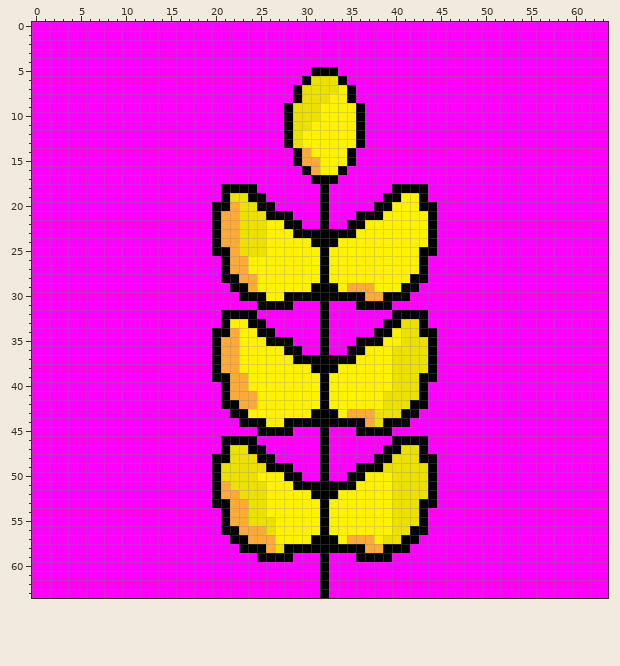
Two states of a pixel-art sprite, src/assets/Icons/IconBarley.png. This is how it looked before the edit.
The file is 64x64 pixels.
New version:
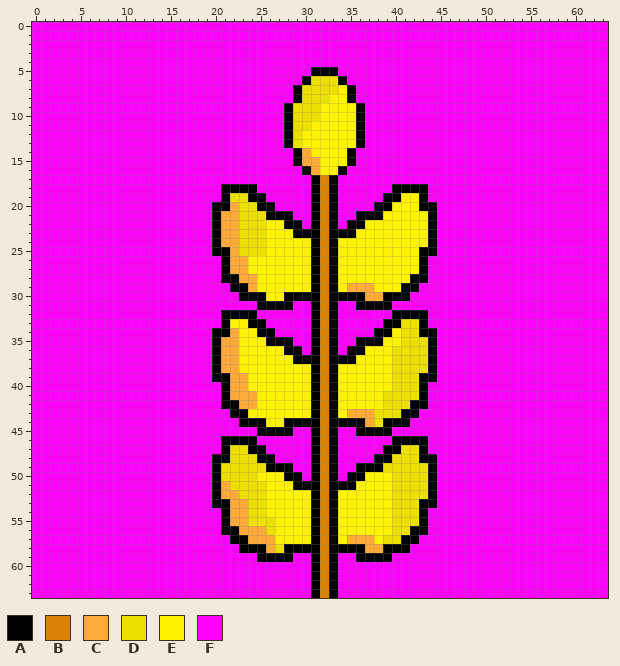
Palette (. is transparent): A #000000  B #da8107  C #fdaa39  D #ece000  E #fff200  F #ff00ff
Edits made:
y 17: x 32 A -> B
y 18..22: x 31..33 FAF -> ABA
y 23..24: x 32 A -> B
y 25..28: x 31..33 EAE -> ABA
y 29..30: x 32 A -> B
y 31..36: x 31..33 FAF -> ABA
y 37..38: x 32 A -> B
y 39..42: x 31..33 EAE -> ABA
y 43..44: x 32 A -> B
y 45..50: x 31..33 FAF -> ABA
y 51..52: x 32 A -> B
y 53..56: x 31..33 EAE -> ABA
y 57..58: x 32 A -> B
y 59..63: x 31..33 FAF -> ABA
Pixel boxes of the changes (left, top, right, bottom) in both pictures:
changed: (311, 175, 338, 598)
